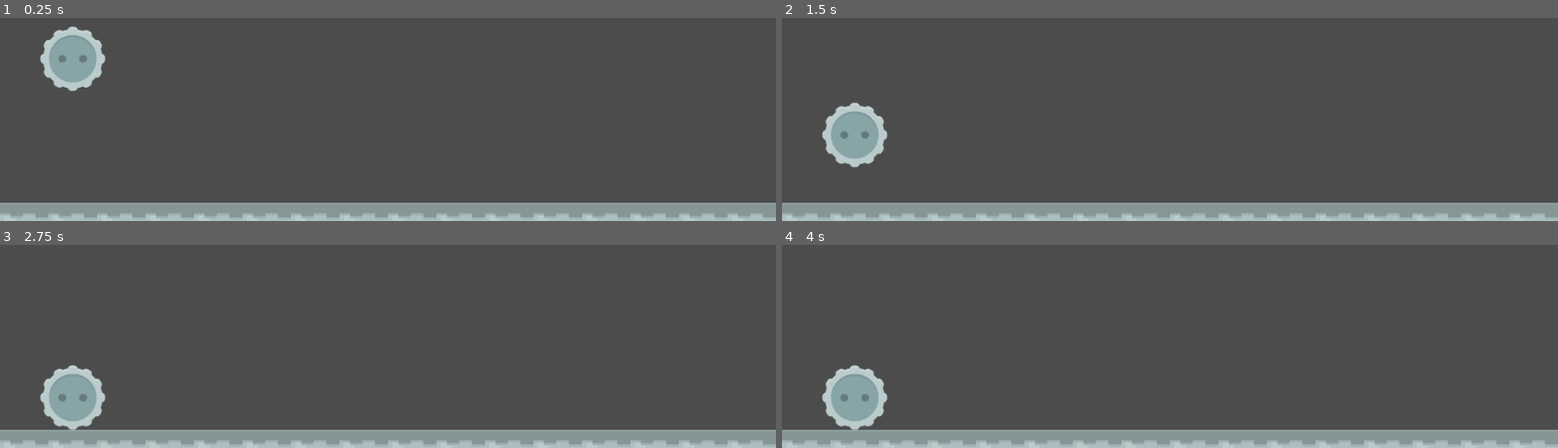
Above: before the commit, frames 1-4 (two rows, left to right).
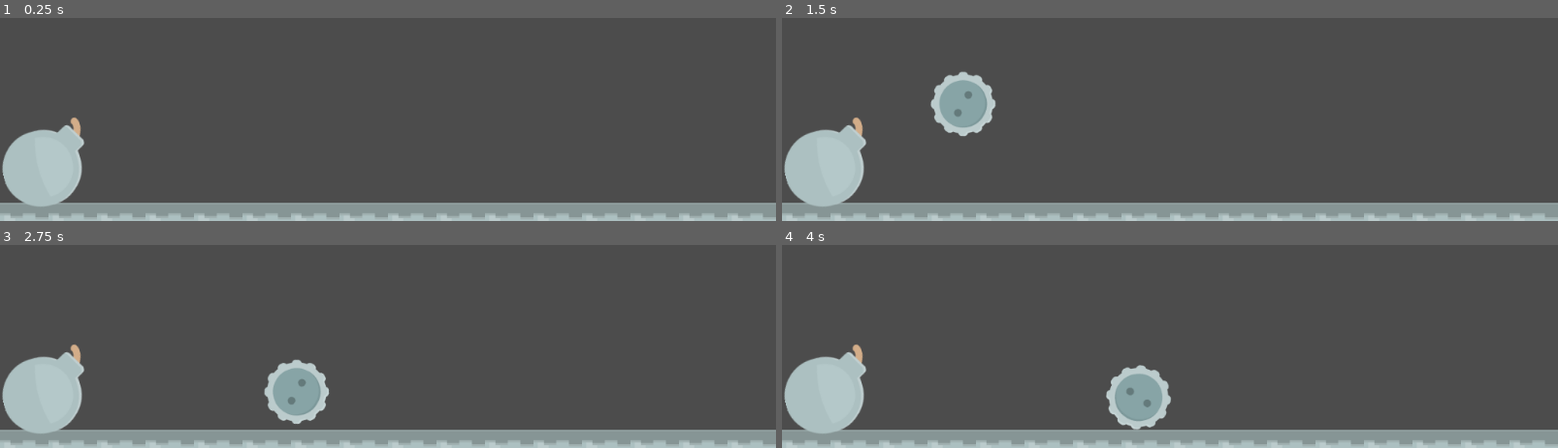
Above: after the commit, the same moments.

Repository: PandorasGit/P1-paroberts
Game: Godot game, scene res://World/World.tscn
Same seed, same stepped clock (60 frames per second), same inputs: the game is played once before the commit and once after it. The project has no main scene, so this scene is started directly.
Inputs:
- Up to frame 1 (0.25 s): no input
- Up to frame 2 (1.5 s): tap Space (launch, bound only after the commit) at 0.6, 1.35 s
- Up to frame 3 (2.75 s): tap Space (launch, bound only after the commit) at 2.1 s
- Up to frame 4 (4 s): tap Space (launch, bound only after the commit) at 2.85, 3.6 s

The runs differ from the first frame. In frame 1, 5.3% of the frame differs, in the area x 0-14%, y 4-93%; in frame 2, 6.1%, in the area x 0-28%, y 26-93%; in frame 3, 5.6%; in frame 4, 5.6%.

Commit message:
Add Launcher

Diff:
--- /dev/null
+++ b/Project/Launcher/Launcher.gd
@@ -0,0 +1,15 @@
+extends Node2D
+
+var power := 200
+var angle := 45
+
+var _launched := false
+func _ready():
+	$LauncherSprite/Projectile.hide()
+
+func _process(_delta):
+	if not _launched and  Input.is_action_just_pressed("launch"):
+		var impulse := Vector2(power,0).rotated(deg2rad(-angle))
+		$LauncherSprite/Projectile.show()
+		$LauncherSprite/Projectile.apply_impulse(Vector2.ZERO, impulse )
+		_launched = true
--- /dev/null
+++ b/Project/Launcher/Launcher.tscn
@@ -0,0 +1,17 @@
+[gd_scene load_steps=4 format=2]
+
+[ext_resource path="res://Launcher/LauncherSpriteTemp.png" type="Texture" id=1]
+[ext_resource path="res://Projectile/Projectile.tscn" type="PackedScene" id=2]
+[ext_resource path="res://Launcher/Launcher.gd" type="Script" id=3]
+
+[node name="Launcher" type="Node2D"]
+rotation = 2.0944
+script = ExtResource( 3 )
+
+[node name="LauncherSprite" type="Sprite" parent="."]
+rotation = -0.785398
+texture = ExtResource( 1 )
+
+[node name="Projectile" parent="LauncherSprite" instance=ExtResource( 2 )]
+position = Vector2( -52.8621, -73.1751 )
+rotation = 0.785398
--- a/Project/World/World.tscn
+++ b/Project/World/World.tscn
@@ -1,6 +1,6 @@
 [gd_scene load_steps=5 format=2]
 
-[ext_resource path="res://Projectile/Projectile.tscn" type="PackedScene" id=1]
+[ext_resource path="res://Launcher/Launcher.tscn" type="PackedScene" id=1]
 [ext_resource path="res://World/stoneMid.png" type="Texture" id=2]
 
 [sub_resource type="ConvexPolygonShape2D" id=1]
@@ -31,12 +31,12 @@
 
 [node name="World" type="Node2D"]
 
-[node name="Projectile" parent="." instance=ExtResource( 1 )]
-position = Vector2( 96, 382 )
-
 [node name="TileMap" type="TileMap" parent="."]
 scale = Vector2( 0.5, 0.5 )
 tile_set = SubResource( 2 )
 cell_size = Vector2( 128, 128 )
 format = 1
 tile_data = PoolIntArray( 589824, 0, 0, 589825, 0, 0, 589826, 0, 0, 589827, 0, 0, 589828, 0, 0, 589829, 0, 0, 589830, 0, 0, 589831, 0, 0, 589832, 0, 0, 589833, 0, 0, 589834, 0, 0, 589835, 0, 0, 589836, 0, 0, 589837, 0, 0, 589838, 0, 0, 589839, 0, 0 )
+
+[node name="Launcher" parent="." instance=ExtResource( 1 )]
+position = Vector2( 67, 526 )
--- a/Project/project.godot
+++ b/Project/project.godot
@@ -17,6 +17,14 @@
 
 common/drop_mouse_on_gui_input_disabled=true
 
+[input]
+
+launch={
+"deadzone": 0.5,
+"events": [ Object(InputEventKey,"resource_local_to_scene":false,"resource_name":"","device":0,"alt":false,"shift":false,"control":false,"meta":false,"command":false,"pressed":false,"scancode":32,"physical_scancode":0,"unicode":0,"echo":false,"script":null)
+ ]
+}
+
 [physics]
 
 common/enable_pause_aware_picking=true
Binary file added: Project/Launcher/LauncherSpriteTemp.png
Not shown, added: Project/Launcher/LauncherSpriteTemp.png.import
Not shown, changed: README.md
